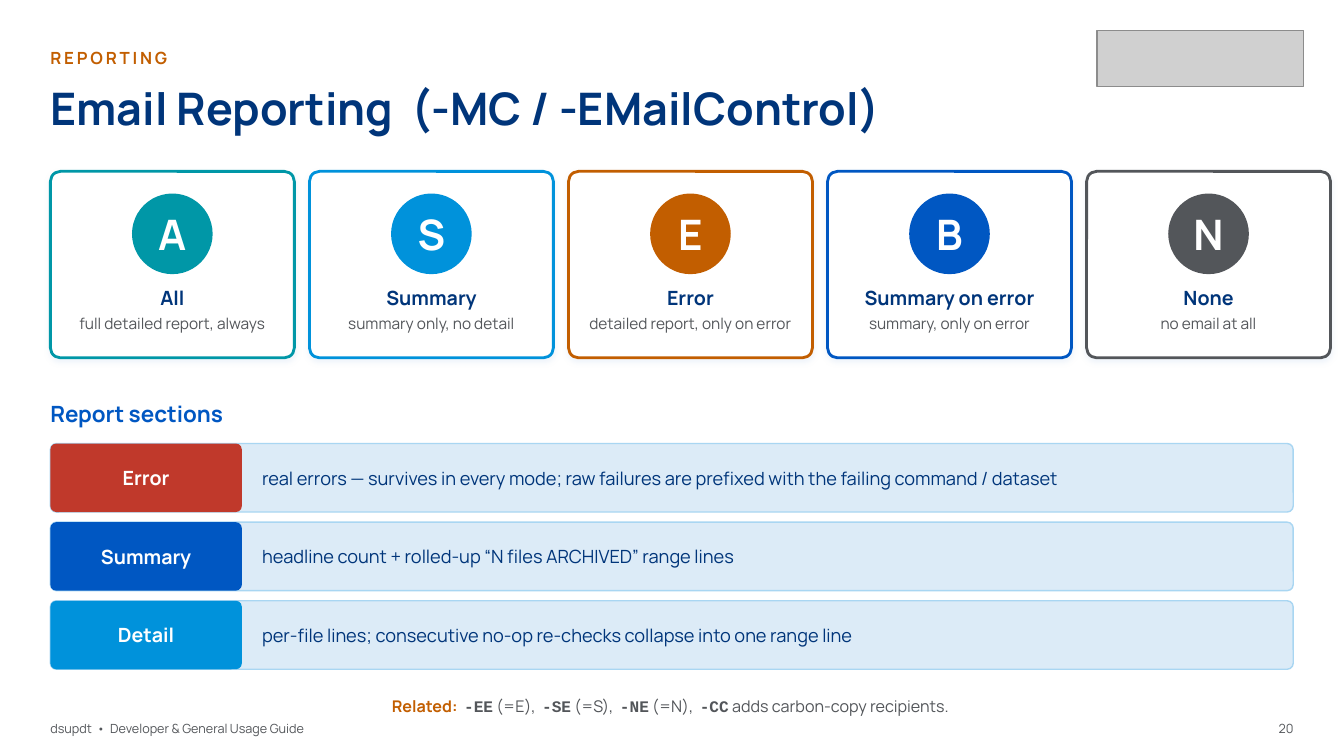
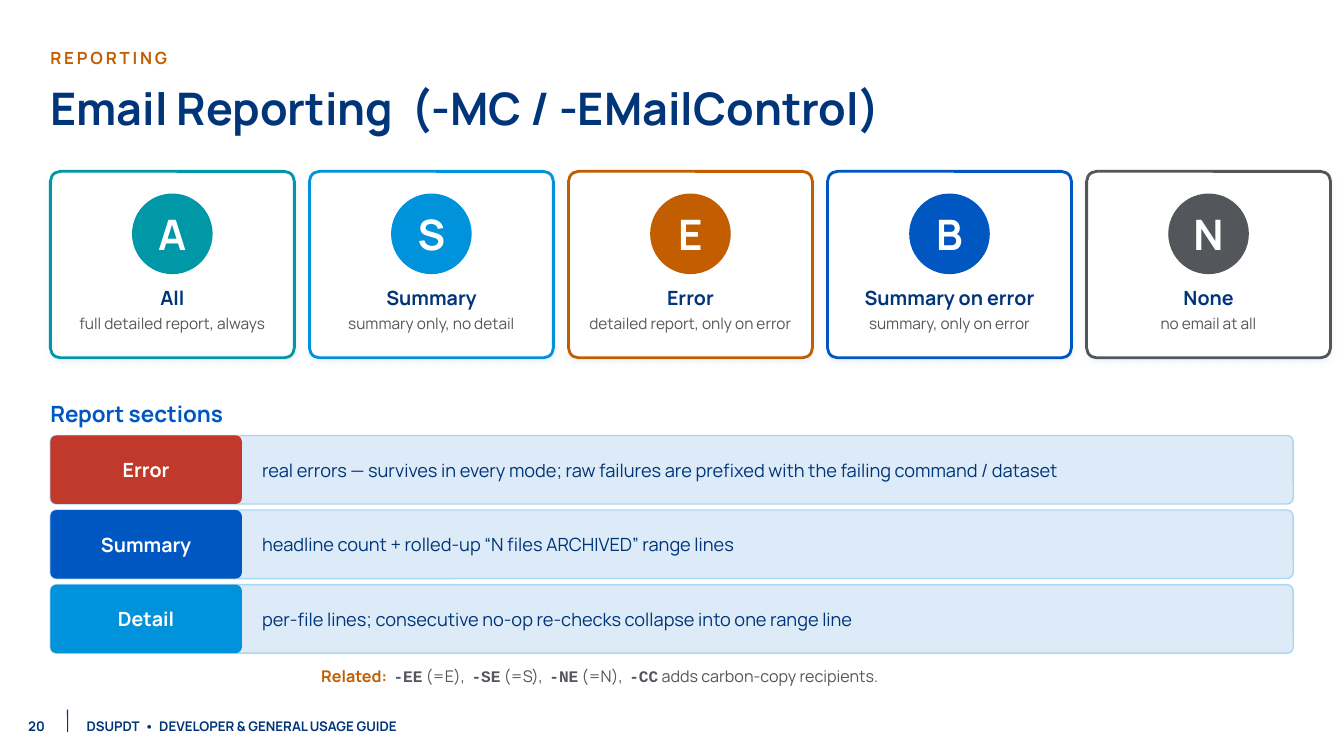
Before and after one commit to NCAR/rda-python-dsupdt, a slide deck: slide 21 of docs/slides/dsupdt_guide.pptx. Drawn at 1344x756 pixels with LibreOffice and Linux fonts; fonts in the diff are those of the drawing; grey boxes stand for pictures; background and template pictures are left out. Boxes give left, top, right and bottom in pixels: in the first picture for what was removed or moved away, otherwise in the second. Text is boxed around its words. In the diff, an @@ line names an element or a change of style, - is before the commit and + after.

Commit message:
align guide deck with the NSF NCAR GDEX 2026 template
Rebuild the cover from the template "Cover - Blue" layout, put the content
slides on the interior content chrome (field art, NSF|NCAR mark, GDEX
lockup, numbered footer) and close on the "Bold Statement" layout.

The static chrome lives on slide masters, which also works around a
pptxgenjs rels-id collision that corrupted slides carrying both a
hyperlink and a slide-level background image.

Bottom content strips were pulled in so they clear the lockup and the
footer, and slides whose content fills the bottom-right corner use a
lockup-free master rather than showing a clipped logo.

```diff
--- a/docs/slides/dsupdt_guide.pptx
+++ b/docs/slides/dsupdt_guide.pptx
@@ picture removed at <box>1097,30,1304,87</box> @@
@@ 4 texts, 4 rounded rectangles: place and size @@
-4 texts, 4 rounded rectangles at <box>50,444,1294,591</box>
+4 texts, 4 rounded rectangles at <box>50,436,1294,579</box>
@@ 2 texts, 2 rounded rectangles: place and size @@
-2 texts, 2 rounded rectangles at <box>50,601,1294,669</box>
+2 texts, 2 rounded rectangles at <box>50,585,1294,653</box>
@@ text "Related: -EE (=E), -SE (=S), ...": place and size @@
-text "Related: -EE (=E), -SE (=S), ..." at <box>392,698,949,716</box>
+text "Related: -EE (=E), -SE (=S), ..." at <box>321,668,879,686</box>
@@ text "20": place and size @@
-text "20" at <box>1279,723,1294,733</box>
+text "20" at <box>28,721,45,731</box>
@@ text "20" at <box>28,721,45,731</box>: size 9 to 9.5 pt, text colour #53565A to #00357A, bold on; alignment right to left @@
@@ line added from (68, 710) to (68, 732), #00357A 0.75 pt @@
@@ text at <box>87,721,397,732</box>: text changed; size 9 to 9.5 pt; text colour #53565A to #00357A; bold on @@
-dsupdt • Developer & General Usage Guide
+DSUPDT • DEVELOPER & GENERAL USAGE GUIDE
```
Also in this commit, not shown: 26 other slides changed, 6 other files.
